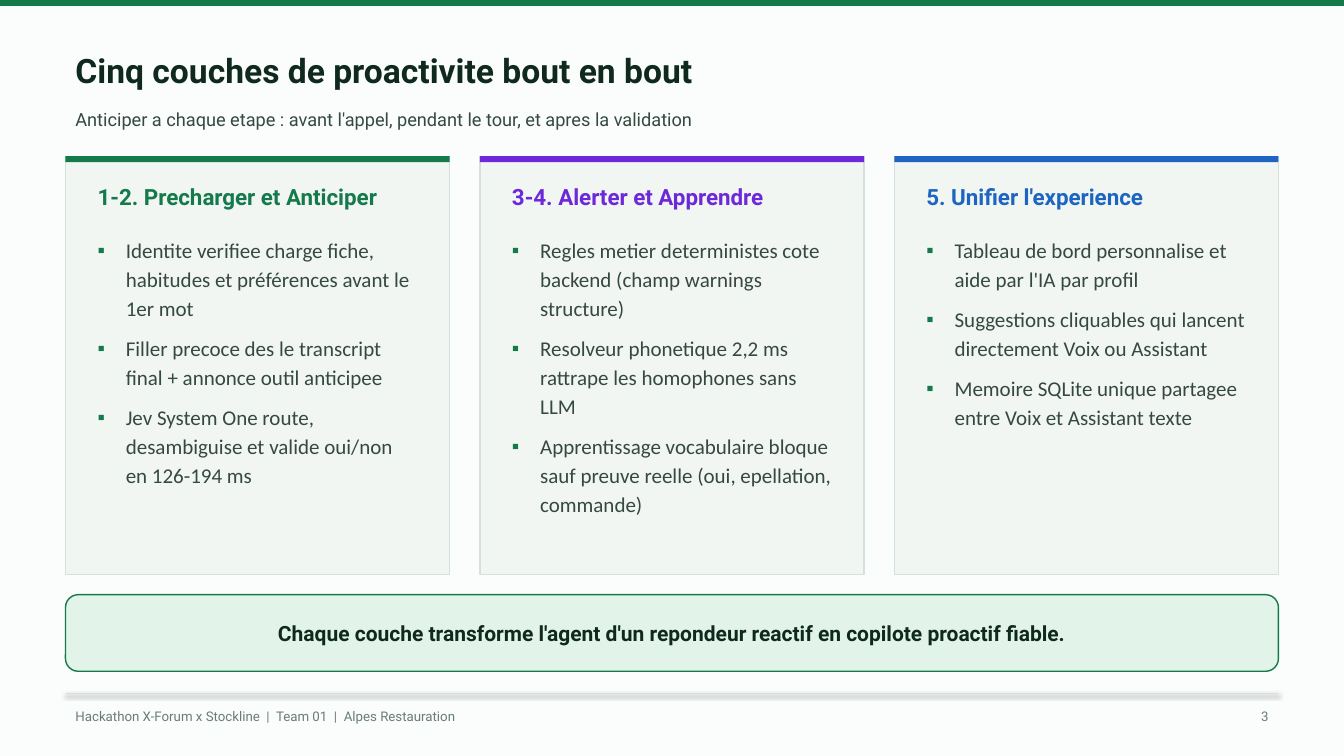
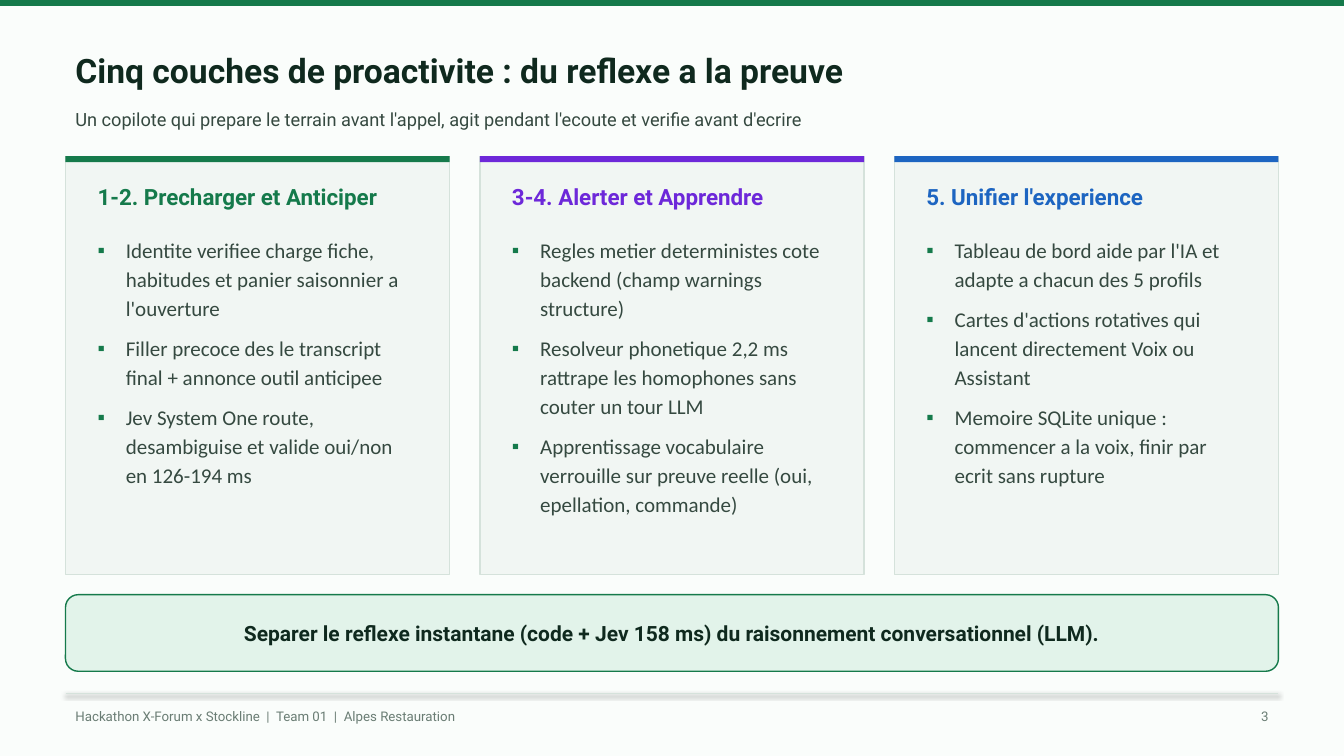
Before and after one commit to KpihX/stockline-jarvis, a slide deck: slide 3 of presentation/build/Stockline-Team01-Alpes-Restauration.pptx. Drawn at 1344x756 pixels with LibreOffice and Linux fonts; fonts in the diff are those of the drawing. Boxes give left, top, right and bottom in pixels: in the first picture for what was removed or moved away, otherwise in the second. Text is boxed around its words. In the diff, an @@ line names an element or a change of style, - is before the commit and + after.

```diff
--- a/presentation/build/Stockline-Team01-Alpes-Restauration.pptx
+++ b/presentation/build/Stockline-Team01-Alpes-Restauration.pptx
@@ text at <box>75,57,843,90</box>: text changed @@
-Cinq couches de proactivite bout en bout
+Cinq couches de proactivite : du reflexe a la preuve
@@ text at <box>75,112,801,130</box>: text changed @@
-Anticiper a chaque etape : avant l'appel, pendant le tour, et apres la validation
+Un copilote qui prepare le terrain avant l'appel, agit pendant l'ecoute et verifie avant d'ecrire
@@ text at <box>126,243,398,316</box>: text changed @@
-▪ Identite verifiee charge fiche, habitudes et préférences avant le 1er mot
+▪ Identite verifiee charge fiche, habitudes et panier saisonnier a l'ouverture
@@ text at <box>955,243,1219,487</box>: text changed @@
-▪ Tableau de bord personnalise et aide par l'IA par profil
-▪ Suggestions cliquables qui lancent directement Voix ou Assistant
-▪ Memoire SQLite unique partagee entre Voix et Assistant texte
+▪ Tableau de bord aide par l'IA et adapte a chacun des 5 profils
+▪ Cartes d'actions rotatives qui lancent directement Voix ou Assistant
+▪ Memoire SQLite unique : commencer a la voix, finir par ecrit sans rupture
@@ text at <box>540,341,812,516</box>: text changed @@
-▪ Resolveur phonetique 2,2 ms rattrape les homophones sans LLM
-▪ Apprentissage vocabulaire bloque sauf preuve reelle (oui, epellation, commande)
+▪ Resolveur phonetique 2,2 ms rattrape les homophones sans couter un tour LLM
+▪ Apprentissage vocabulaire verrouille sur preuve reelle (oui, epellation, commande)
@@ text at <box>244,624,1099,646</box>: text changed @@
-Chaque couche transforme l'agent d'un repondeur reactif en copilote proactif fiable.
+Separer le reflexe instantane (code + Jev 158 ms) du raisonnement conversationnel (LLM).
```
Also in this commit, not shown: 8 other slides changed, 31 other files.
